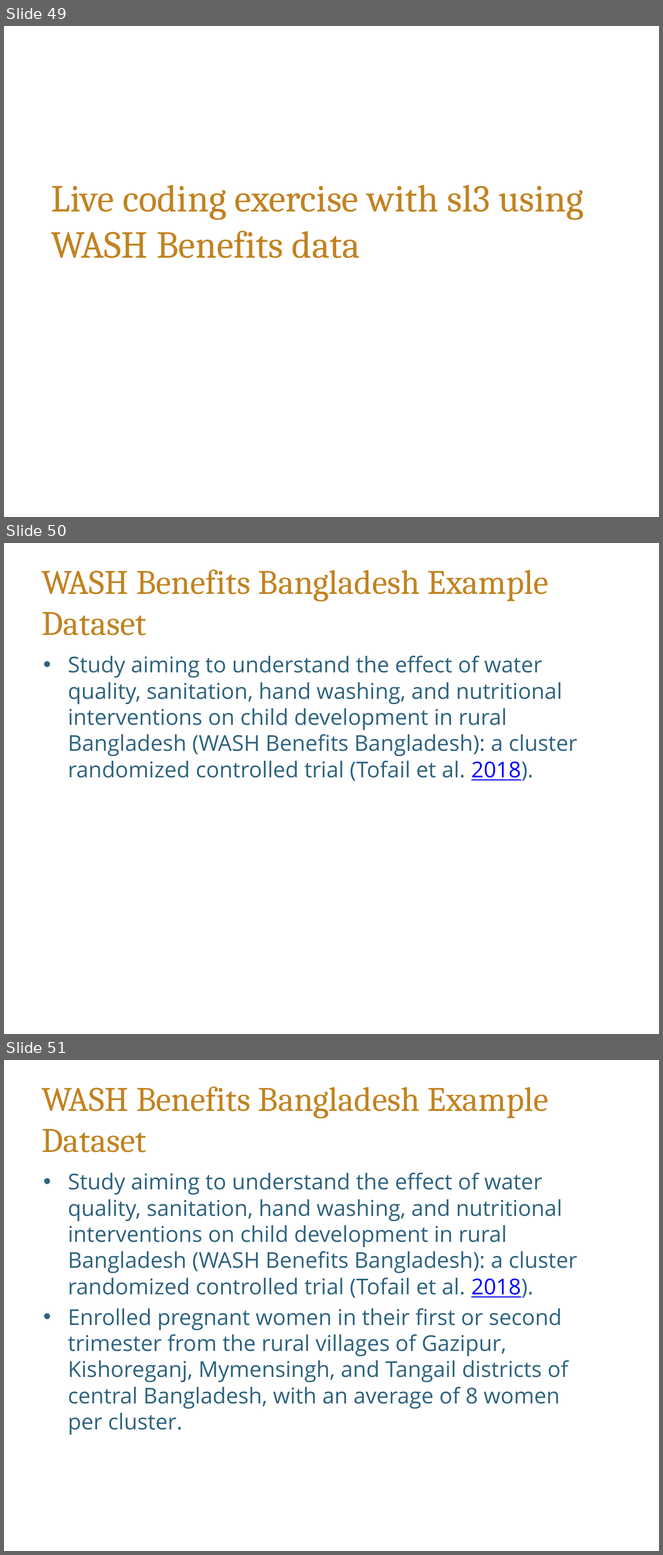
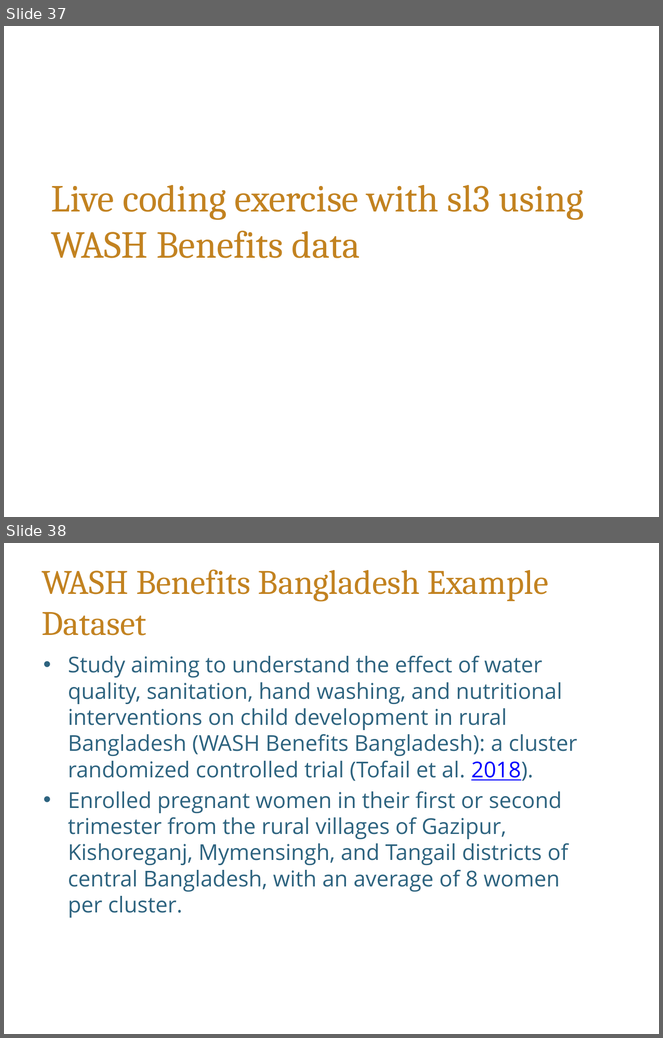
Before and after one commit to tlverse/enar2023-workshop, a slide deck: slides/SL.pptx. Shown one above the other, each under a label of ours: slides 49, 50 and 51 before the commit, slides 37 and 38 after it. The pictures are 663x1555 and 663x1038 pixels, drawn with LibreOffice and Linux fonts; fonts in the diff are those of the drawing; background and template pictures are left out. Boxes give left, top, right and bottom in pixels: in the first picture for what was removed or moved away, otherwise in the second. Text is boxed around its words. In the diff, an @@ line names an element or a change of style, - is before the commit and + after.

```diff
--- a/slides/SL.pptx
+++ b/slides/SL.pptx
@@ slide 50 removed at [4, 543, 659, 1034], background #FFFFFF @@
@@ title removed at [41, 570, 549, 636] @@
-WASH Benefits Bangladesh Example Dataset
@@ text removed at [68, 656, 578, 781] @@
-• Study aiming to understand the effect of water quality, sanitation, hand washing, and nutritional interventions on child development in rural Bangladesh (WASH Benefits Bangladesh): a cluster randomized controlled trial (Tofail et al. 2018).
@@ what was slide 49 is now slide 37 @@
@@ what was slide 51 is now slide 38 @@
```
Also in this commit, not shown: 5 slides changed, 12 other slides removed, 1 other file.
